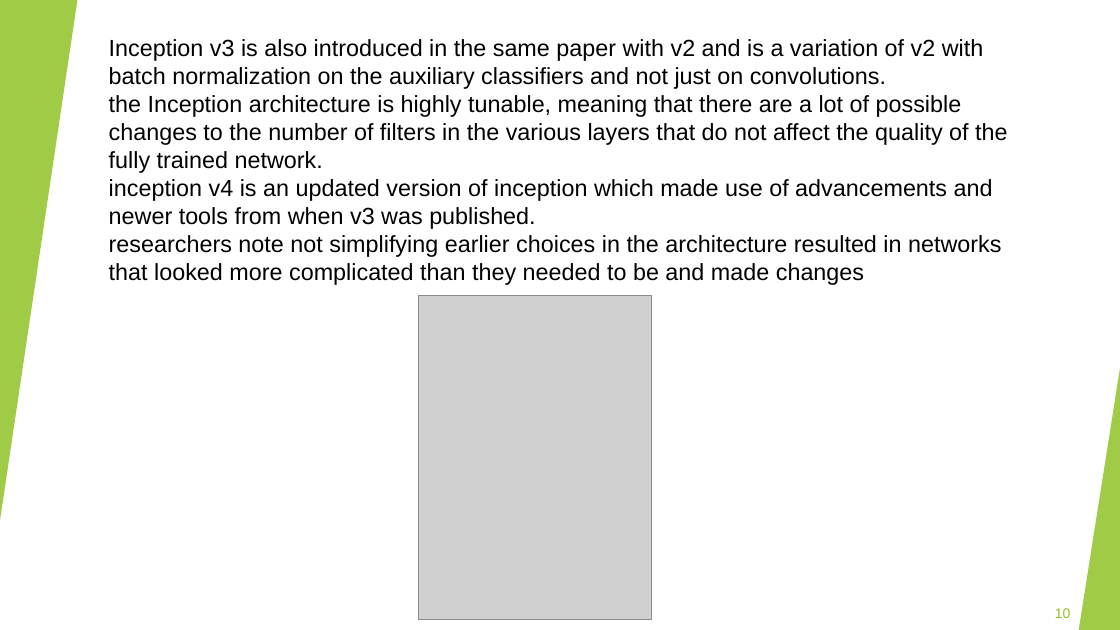
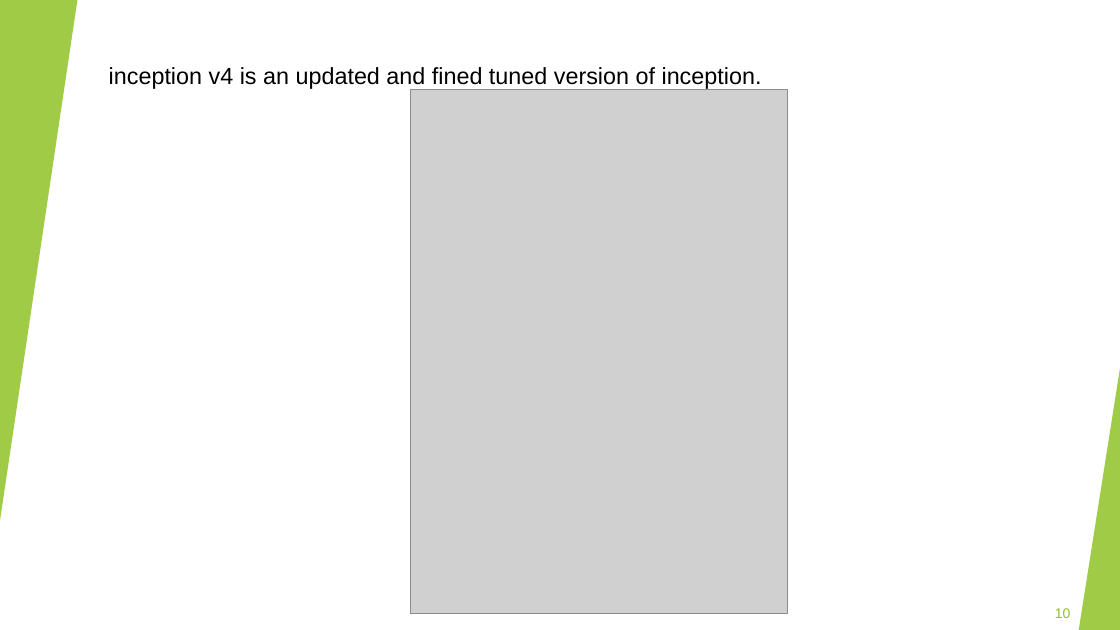
Before and after one commit to Shenhav26/Final_project, a slide deck: slide 10 of capstone project phase A.pptx. Drawn at 1120x630 pixels with LibreOffice and Linux fonts; fonts in the diff are those of the drawing; grey boxes stand for pictures. Boxes give left, top, right and bottom in pixels: in the first picture for what was removed or moved away, otherwise in the second. Text is boxed around its words. In the diff, an @@ line names an element or a change of style, - is before the commit and + after.

```diff
--- a/capstone project phase A.pptx
+++ b/capstone project phase A.pptx
@@ text at [109,67,762,89]: text changed @@
-Inception v3 is also introduced in the same paper with v2 and is a variation of v2 with batch normalization on the auxiliary classifiers and not just on convolutions.
-the Inception architecture is highly tunable, meaning that there are a lot of possible changes to the number of filters in the various layers that do not affect the quality of the fully trained network.
-inception v4 is an updated version of inception which made use of advancements and newer tools from when v3 was published.
-researchers note not simplifying earlier choices in the architecture resulted in networks that looked more complicated than they needed to be and made changes
+inception v4 is an updated and fined tuned version of inception.
@@ picture: place and size @@
-picture at [418,296,652,620]
+picture at [410,89,787,613]
```
Also in this commit, not shown: 1 other slide changed.
